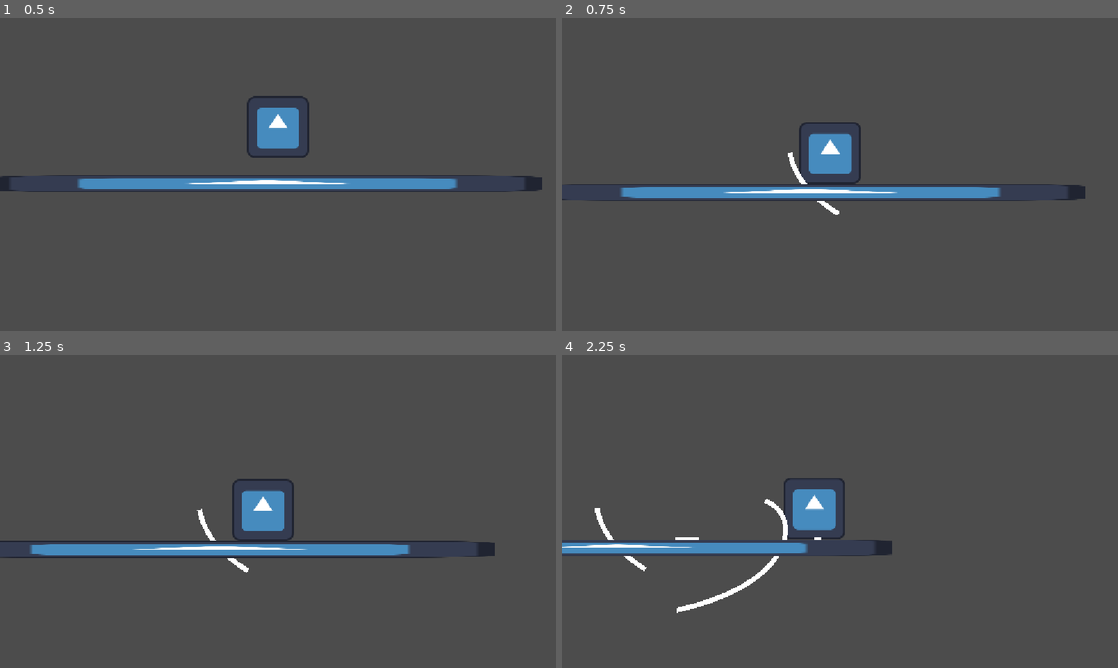
Above: before the commit, frames 1-4 (two rows, left to right).
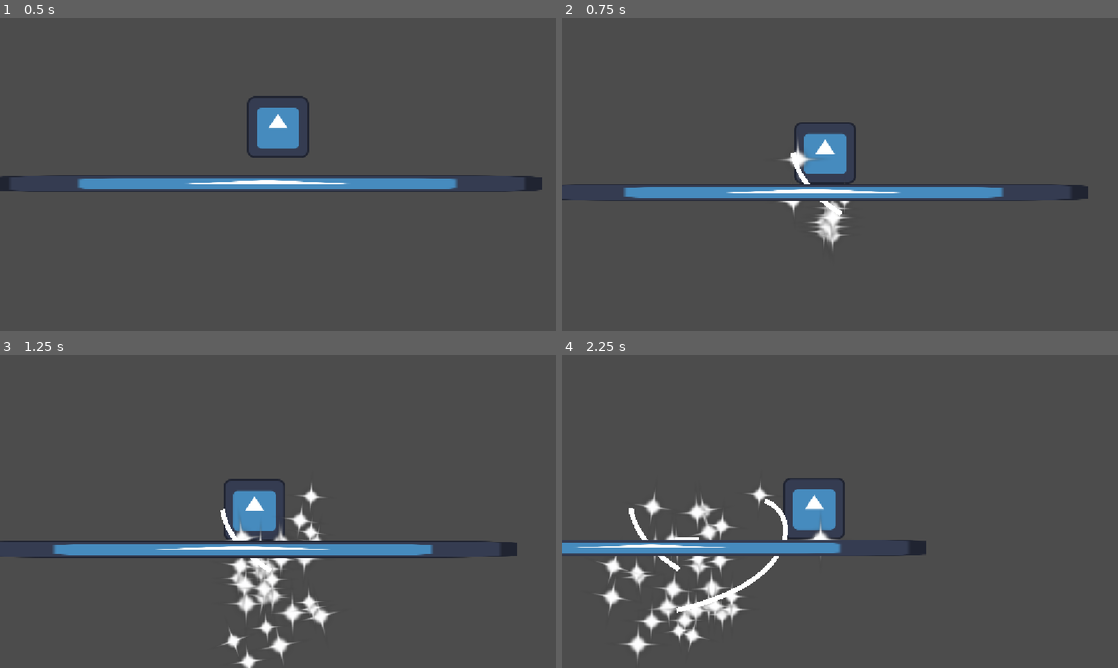
Above: after the commit, the same moments.

Repository: Zepeacedust/snow-game
Game: Godot game, scene res://TestingPlayground.tscn
Same seed, same stepped clock (60 frames per second), same inputs: the game is played once before the commit and once after it. The engine's default icon, where the game draws it, is replaced by a stand-in: a white triangle on a blue panel in a dark square.
Inputs:
- Up to frame 1 (0.5 s): no input
- Up to frame 2 (0.75 s): hold Right (right) from 0.53 s (still down); hold Shift (bridge) from 0.53 s (still down)
- Up to frame 3 (1.25 s): keep holding Right (right); keep holding Shift (bridge); tap Space (jump) at 0.77 s
- Up to frame 4 (2.25 s): release Shift (bridge) at 1.28 s; tap Shift (bridge) at 1.35 s; tap Space (jump) at 1.52 s; release Right (right) at 2.03 s; hold Left (left) from 2.03 s (still down); hold Shift (bridge) from 2.03 s (still down)

Frame 1 is identical in both runs. In frame 2, 1.5% of the frame differs, in the area x 10-95%, y 33-74%; in frame 3, 4.3%, in the area x 0-93%, y 39-100%; in frame 4, 4.0%.

Commit message:
Meter and Particles

Diff:
--- a/player.tscn
+++ b/player.tscn
@@ -2,6 +2,7 @@
 
 [ext_resource type="Texture2D" uid="uid://sycyrb845h6i" path="res://icon.svg" id="1_4flbx"]
 [ext_resource type="Script" uid="uid://ddfo501i36jct" path="res://scripts/player_movement.gd" id="1_onrkg"]
+[ext_resource type="Texture2D" uid="uid://b028twghgn7rb" path="res://kenney_particle-pack/PNG (Transparent)/star_06.png" id="3_i3pqv"]
 
 [sub_resource type="CircleShape2D" id="CircleShape2D_l7ksm"]
 radius = 65.0
@@ -9,9 +10,25 @@
 [node name="CharacterBody2D" type="CharacterBody2D" unique_id=487467837]
 script = ExtResource("1_onrkg")
 FOOT_SIZE = 65.0
+meter_depletion = 0.4
 
 [node name="Sprite2D" type="Sprite2D" parent="." unique_id=432349969]
 texture = ExtResource("1_4flbx")
 
 [node name="CollisionShape2D" type="CollisionShape2D" parent="." unique_id=1307537146]
 shape = SubResource("CircleShape2D_l7ksm")
+
+[node name="Meter" type="CPUParticles2D" parent="." unique_id=2042225833]
+amount = 32
+texture = ExtResource("3_i3pqv")
+speed_scale = 3.0
+emission_shape = 1
+emission_sphere_radius = 32.0
+spread = 180.0
+gravity = Vector2(0, 0)
+initial_velocity_min = 50.0
+initial_velocity_max = 100.0
+angular_velocity_min = -10.0
+angular_velocity_max = 10.0
+scale_amount_min = 0.0
+scale_amount_max = 0.2
--- a/scripts/player_movement.gd
+++ b/scripts/player_movement.gd
@@ -12,12 +12,19 @@
 @export var JUMP_VELOCITY : float = -400.0
 @export var ACCEL_CURVE : Curve
 
+@export_category("Bridge Attributes")
+@export var max_meter : float = 100
+@export var meter_recharge : float = 1
+@export var meter_depletion : float = .5
+
+
 # object of attatched bridge, or null if not attatched.
 var bridge_attatched : Bridge
 # location in the bridge
 var bridge_index : int
 
-
+@onready var meter_particles : CPUParticles2D = $Meter
+@onready var current_meter : float = max_meter
 # Find the point where the players foot is supposed to be
 func determine_foot_loc() -> Vector2:
 	var forward = velocity.normalized()
@@ -31,7 +38,7 @@
 	var cur_speed = velocity.length()
 	if Input.get_action_strength("bridge"):
 		# If not on bridge but making a bridge, push bridge.
-		if bridge_attatched == null:
+		if bridge_attatched == null and current_meter > 0:
 			bridge_attatched = bridge_obj.instantiate()
 			add_sibling(bridge_attatched)
 			bridge_attatched.position = position + determine_foot_loc()
@@ -43,19 +50,22 @@
 	if Input.is_action_just_pressed("jump"):
 		bridge_attatched = null
 		return
-	if bridge_index >= bridge_attatched.curve.point_count:
+	if bridge_index >= bridge_attatched.curve.point_count - 1:
 		bridge_attatched = null
+		print("detatch")
 		return
 	# Slightly mad on-bridge movement
-	bridge_attatched.extend_bridge(bridge_index, cur_speed, desired_direction, delta)
+	if current_meter > 0 :
+		bridge_attatched.extend_bridge(bridge_index, cur_speed, desired_direction, delta)
 	position = bridge_attatched.position + bridge_attatched.curve.get_point_position(bridge_index) - determine_foot_loc()
 	velocity = bridge_attatched.direction_from(bridge_index).normalized() * bridge_attatched.speed_change(bridge_index, velocity.length(), delta)
+	meter_particles.position = to_local(bridge_attatched.to_global(bridge_attatched.curve.get_point_position(bridge_attatched.curve.point_count - 2)))
 	move_and_slide()
 	if get_last_slide_collision() != null:
 		bridge_attatched = null
 		return
 	bridge_index += 1
-
+	current_meter = max(0, current_meter - meter_depletion)
 	print_debug(velocity, bridge_attatched.head_direction, bridge_attatched.ghost_speed)
 
 # Movement when not attatched to the bridge
@@ -76,13 +86,19 @@
 		velocity.x = move_toward(velocity.x, 0, delta * SPEED)
 
 	move_and_slide()
-
+	current_meter = min(max_meter,current_meter + meter_recharge)
 
 func _physics_process(delta: float) -> void:
 	# Add the gravity.
 	var direction := Input.get_vector("left", "right", "up", "down")
 
 	if bridge_attatched or Input.get_action_strength("bridge"):
+		meter_particles.visible = true
+		meter_particles.lifetime = lerp(.001,2.0,float(current_meter/max_meter)**2)
+		meter_particles.scale_amount_min = lerp(0.0,.2,float(current_meter/max_meter))
+		meter_particles.scale_amount_max = lerp(0.0,.3,float(current_meter/max_meter))
+		meter_particles.emission_sphere_radius = lerp(8.0,32.0,float(current_meter/max_meter))
 		bridge_movement(delta, direction)
 	else:
+		meter_particles.visible = false
 		unattatched_movement(delta, direction)
Not shown, added: kenney_particle-pack/License.txt
Binary file added: kenney_particle-pack/PNG (Transparent)/circle_01.png
Not shown, added: kenney_particle-pack/PNG (Transparent)/circle_01.png.import
Binary file added: kenney_particle-pack/PNG (Transparent)/circle_02.png
Not shown, added: kenney_particle-pack/PNG (Transparent)/circle_02.png.import
Binary file added: kenney_particle-pack/PNG (Transparent)/circle_03.png
Not shown, added: kenney_particle-pack/PNG (Transparent)/circle_03.png.import
Binary file added: kenney_particle-pack/PNG (Transparent)/circle_04.png
Not shown, added: kenney_particle-pack/PNG (Transparent)/circle_04.png.import
Binary file added: kenney_particle-pack/PNG (Transparent)/circle_05.png
Not shown, added: kenney_particle-pack/PNG (Transparent)/circle_05.png.import
Binary file added: kenney_particle-pack/PNG (Transparent)/dirt_01.png
(and 149 more such lines)
